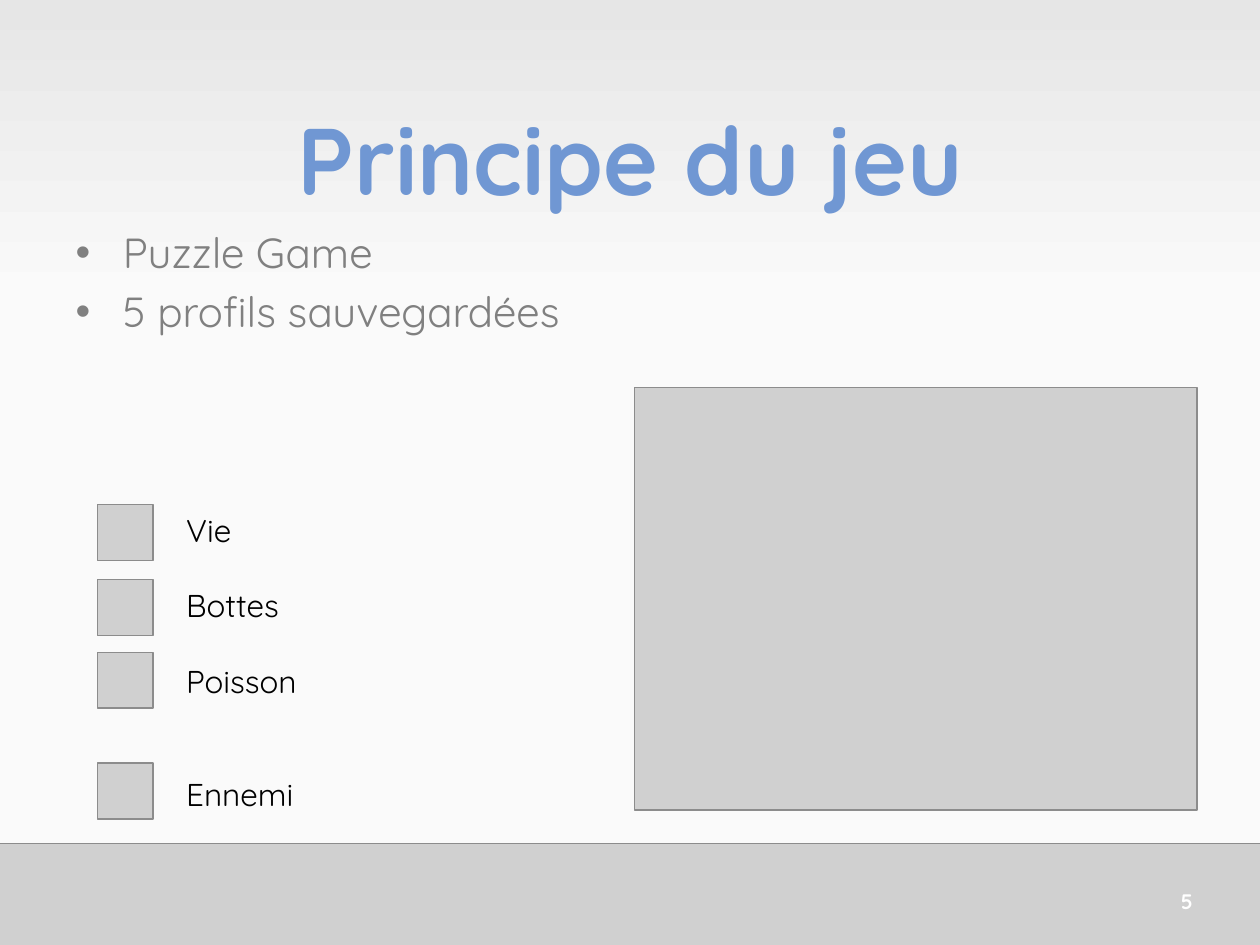
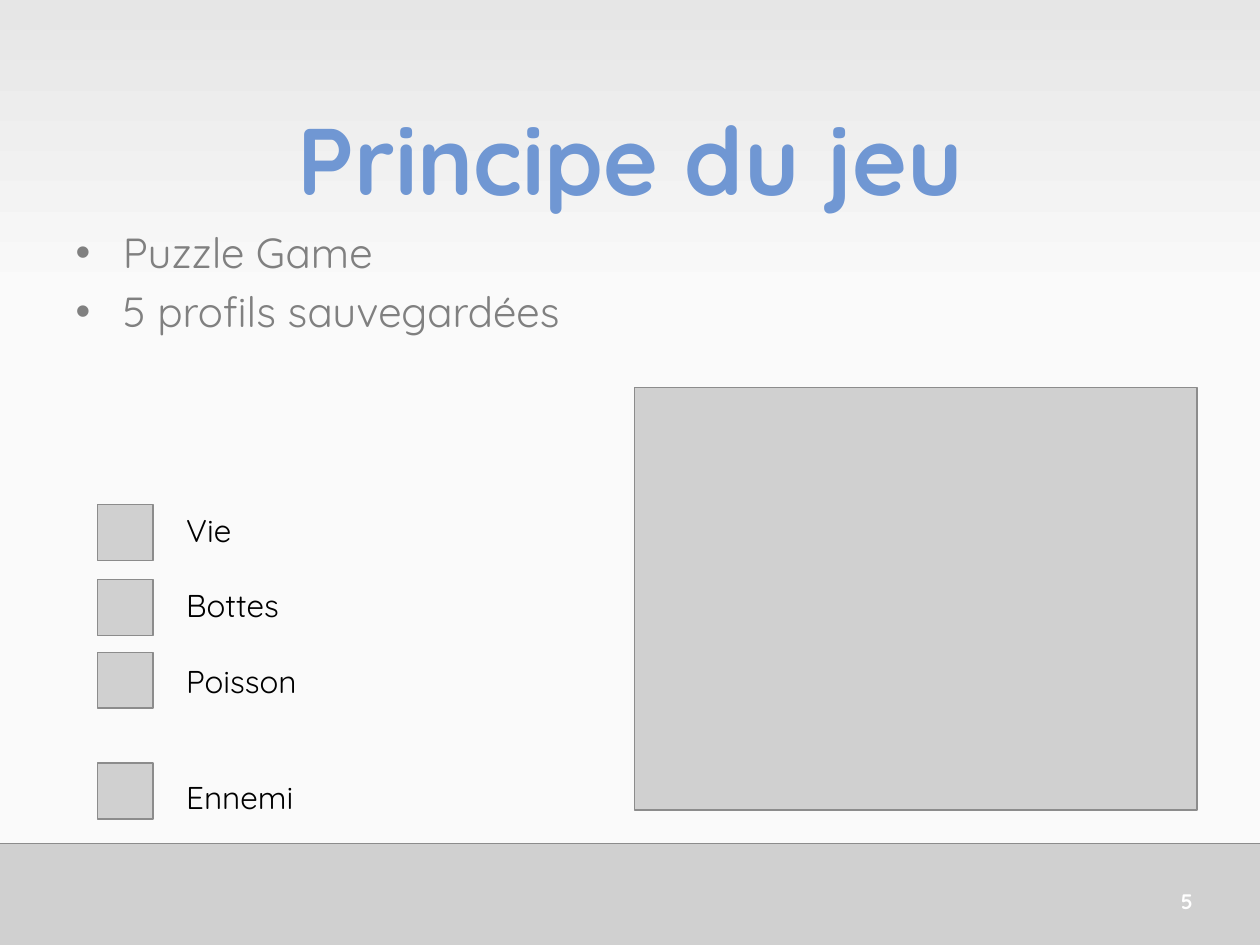
Before and after one commit to HE-ArcSurvivors/james-gouin-v1, a slide deck: slide 6 of Administration/JamesGouinSePresente.pptx. Drawn at 1260x945 pixels with LibreOffice and Linux fonts; fonts in the diff are those of the drawing; grey boxes stand for pictures. Boxes give left, top, right and bottom in pixels: in the first picture for what was removed or moved away, otherwise in the second. Text is boxed around its words. In the diff, an @@ line names an element or a change of style, - is before the commit and + after.

```diff
--- a/Administration/JamesGouinSePresente.pptx
+++ b/Administration/JamesGouinSePresente.pptx
@@ text at [186,784,293,807]: paragraph removed @@
-Ennemi
@@ text added at [186,787,293,810], 18 pt, text #000000 @@
+Ennemi
```
Also in this commit, not shown: 1 other slide changed.
